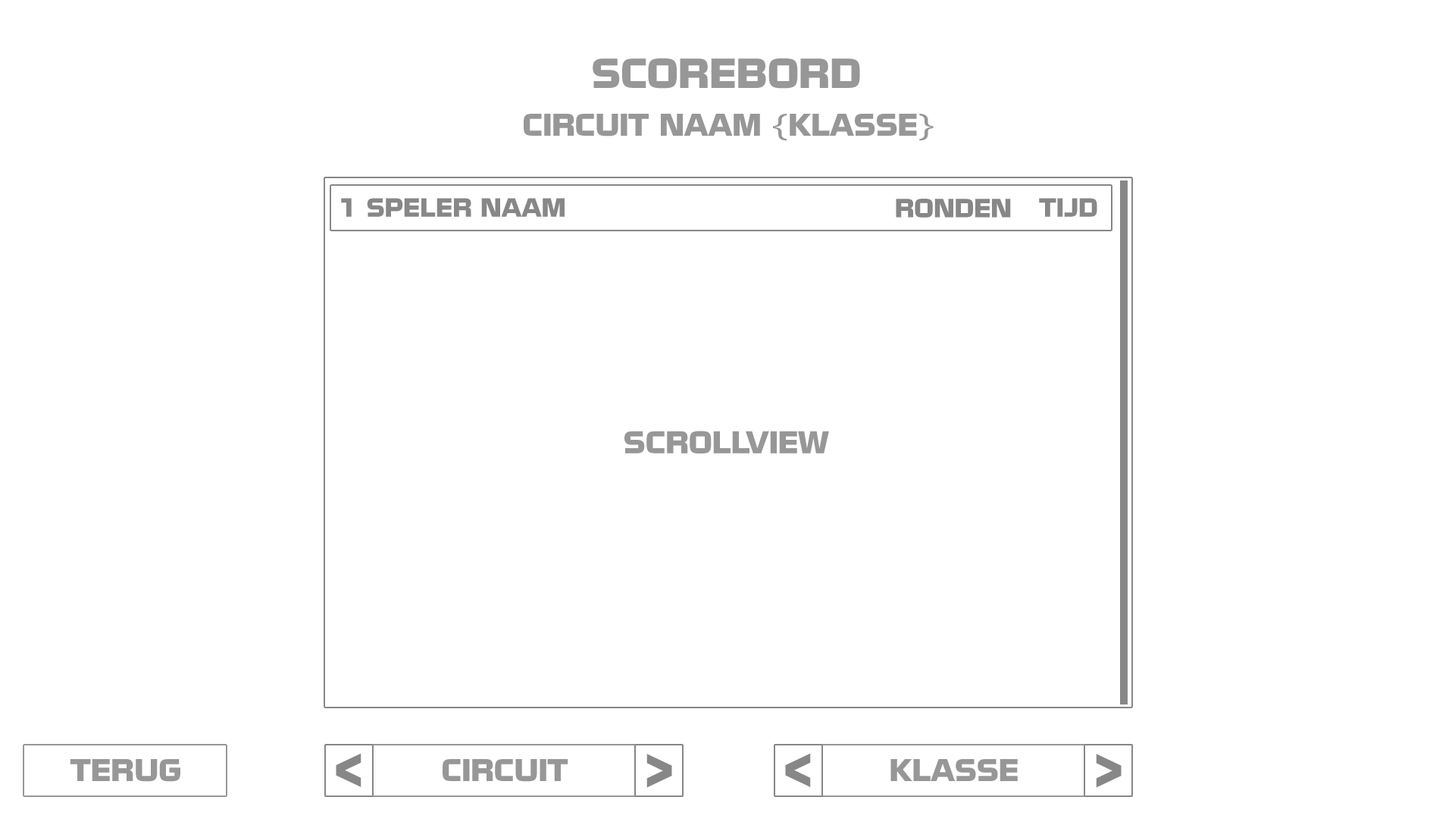
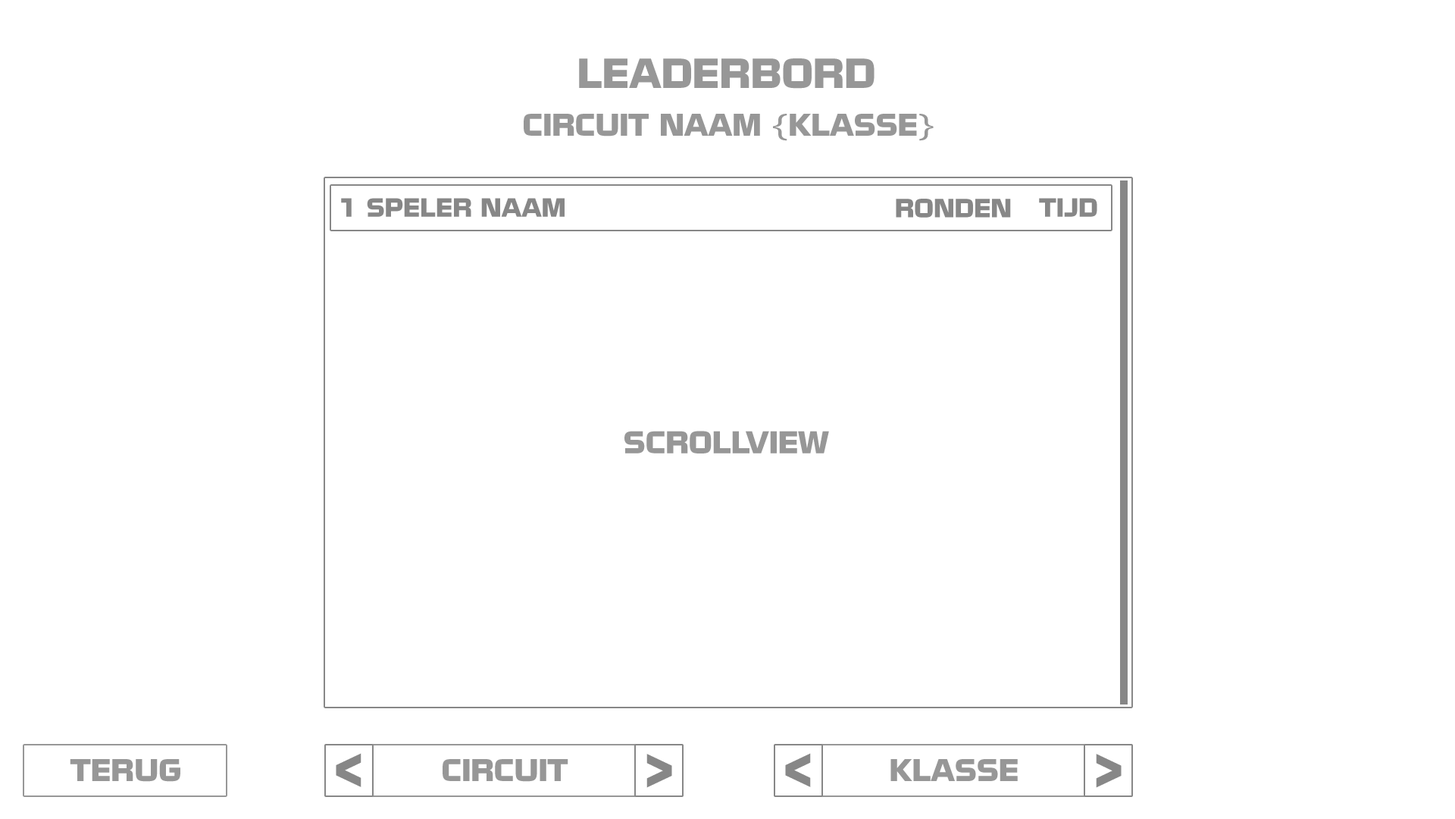
Layers edited between the first and the second 1455x819 image:
renamed "SCOREBORD" to "LEADERBORD", painted on it over [579, 58, 875, 89]
